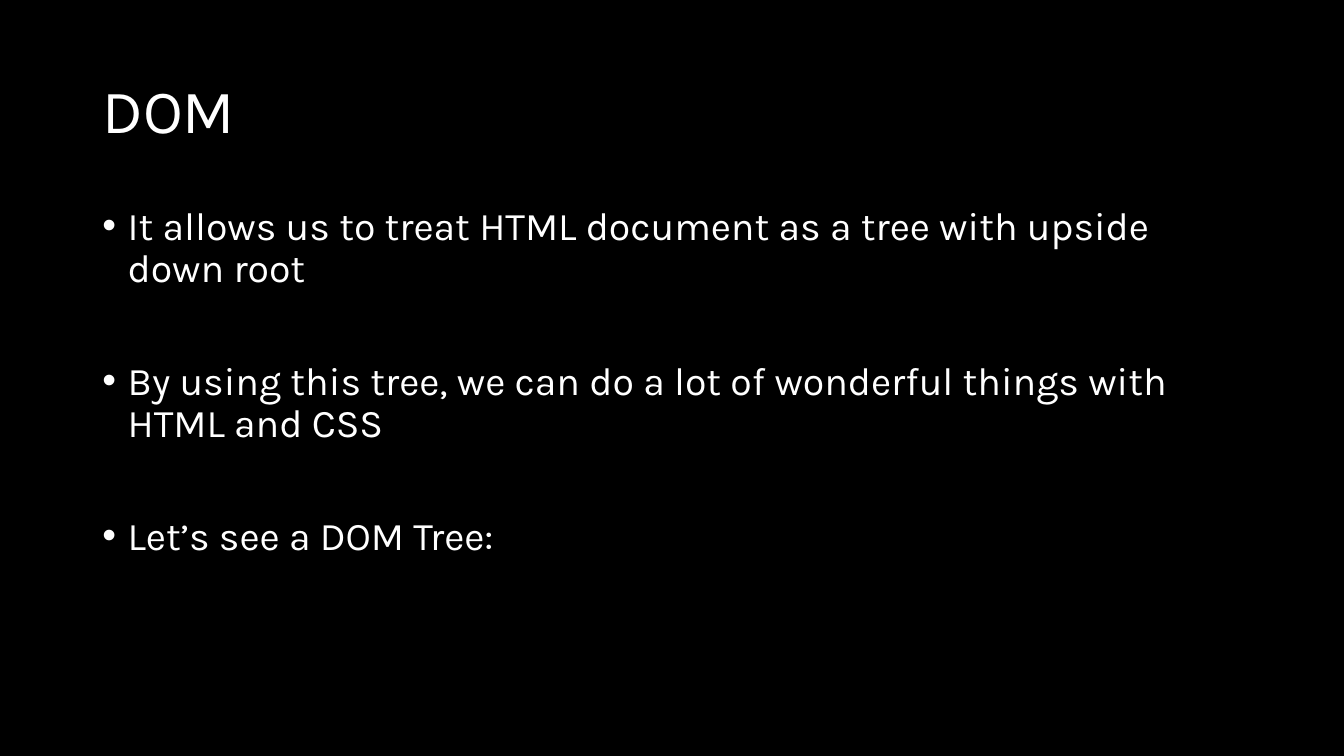
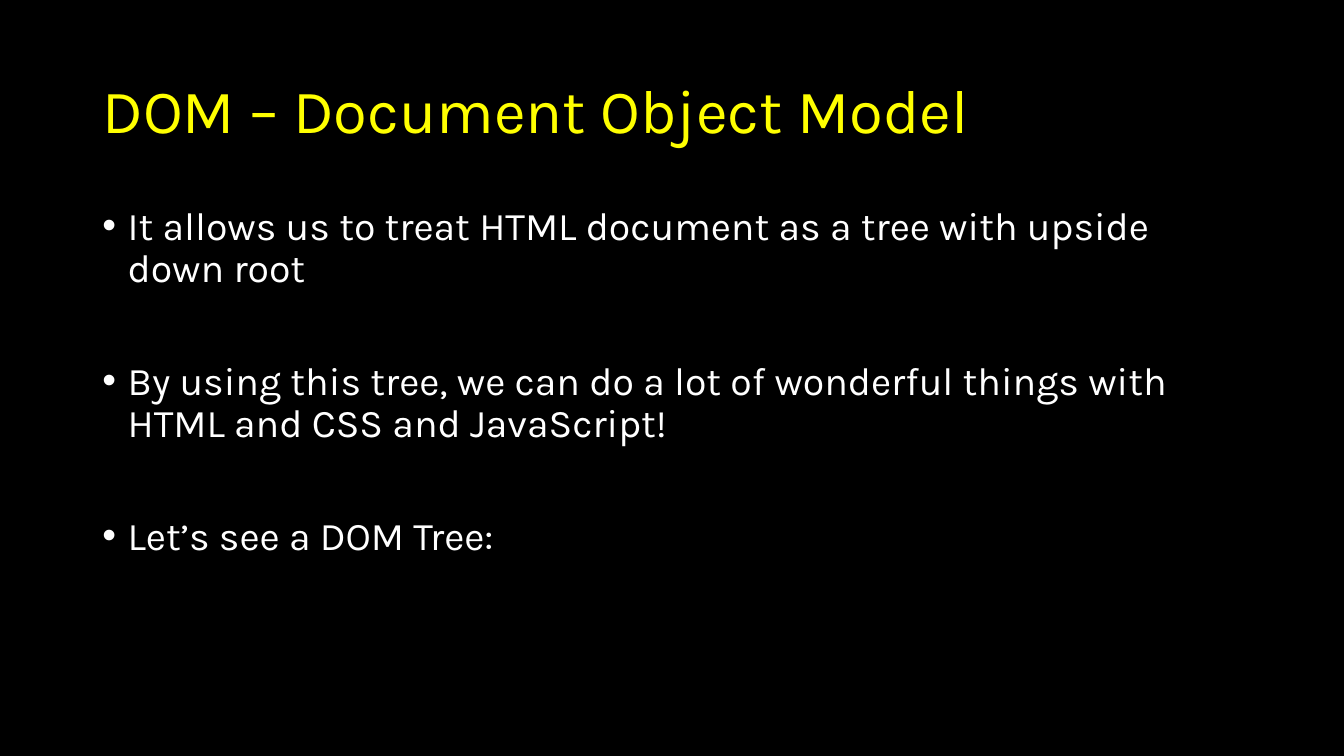
Before and after one commit to natiquekeyin/fall2024, a slide deck: slide 4 of FrontEnd/Week5/Week 5.pptx. Drawn at 1344x756 pixels with LibreOffice and Linux fonts; fonts in the diff are those of the drawing. Boxes give left, top, right and bottom in pixels: in the first picture for what was removed or moved away, otherwise in the second. Text is boxed around its words. In the diff, an @@ line names an element or a change of style, - is before the commit and + after.

```diff
--- a/FrontEnd/Week5/Week 5.pptx
+++ b/FrontEnd/Week5/Week 5.pptx
@@ title at (x1=102, y1=90, x2=968, y2=148): text changed; text colour #FFFFFF to #FFFF00 @@
-DOM
+DOM – Document Object Model
@@ text at (x1=128, y1=368, x2=1166, y2=447): text changed @@
-• By using this tree, we can do a lot of wonderful things with HTML and CSS
+• By using this tree, we can do a lot of wonderful things with HTML and CSS and JavaScript!
```
Also in this commit, not shown: 4 other slides changed, 4 other files.
